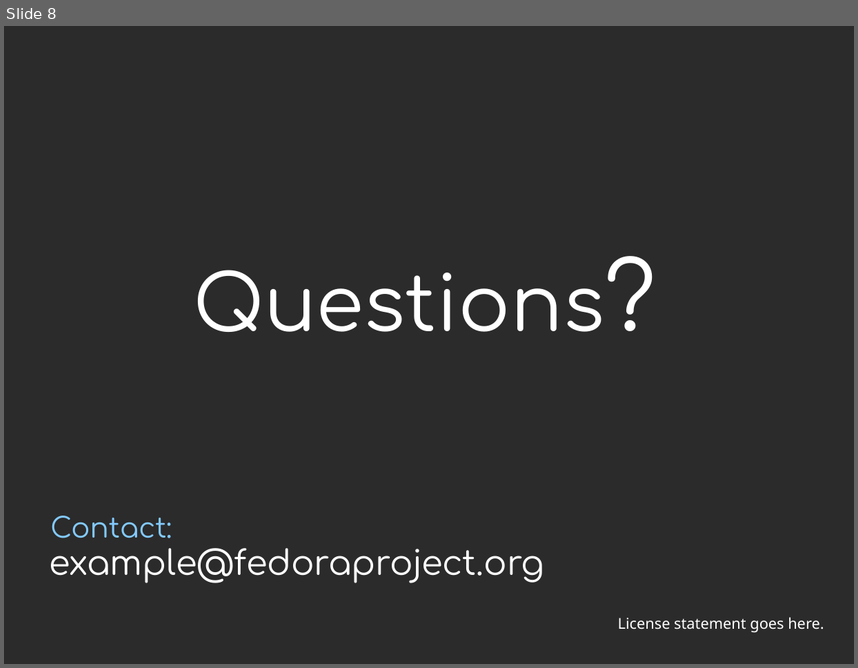
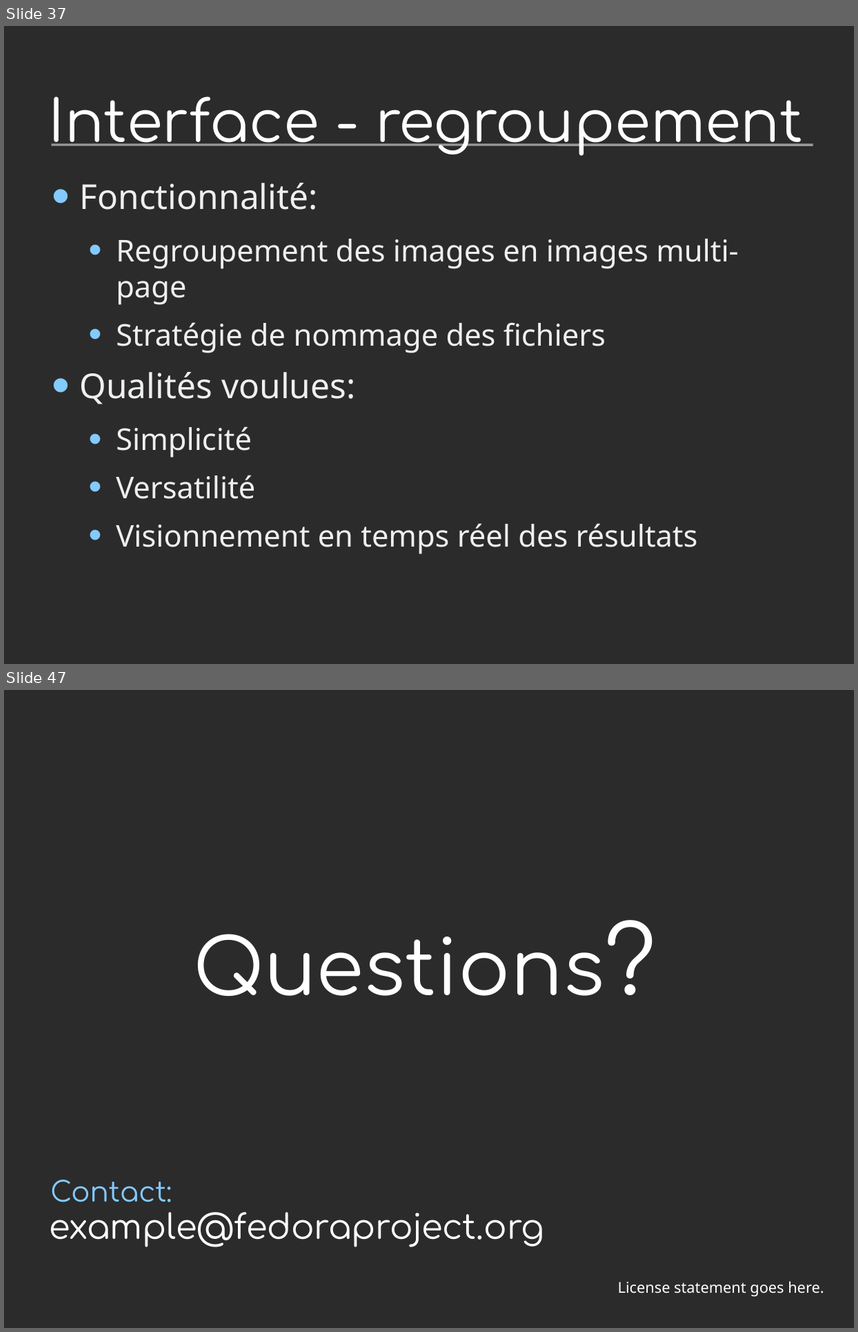
Before and after one commit to DenkouNova/LOG792, a slide deck: Rapports/005_Presentation/Presentation.odp. Shown one above the other, each under a label of ours: slide 8 before the commit, slides 37 and 47 after it; the slides between them are not shown. The pictures are 858x668 and 858x1332 pixels, drawn with LibreOffice and Linux fonts; fonts in the diff are those of the drawing; background and template pictures are left out; a plain dark background stands for a picture behind light text. Boxes give left, top, right and bottom in pixels: in the first picture for what was removed or moved away, otherwise in the second. Text is boxed around its words. In the diff, an @@ line names an element or a change of style, - is before the commit and + after.

```diff
--- a/Rapports/005_Presentation/Presentation.odp
+++ b/Rapports/005_Presentation/Presentation.odp
@@ slide 37 added at (4, 26, 854, 664), background picture (left out) @@
@@ title added at (49, 96, 803, 155), 54 pt, text #FFFFFF @@
+Interface - regroupement
@@ line added from (51, 145) to (813, 145), #999999 2.15 pt @@
@@ text added at (80, 183, 738, 554), 28 pt, text #EEEFF0 @@
+• Fonctionnalité:
+  • Regroupement des images en images multi-page
+  • Stratégie de nommage des fichiers
+• Qualités voulues:
+  • Simplicité
+  • Versatilité
+  • Visionnement en temps réel des résultats
@@ what was slide 8 is now slide 47 @@
```
Also in this commit, not shown: 4 slides changed, 44 other slides added, 6 slides removed, 13 other files.
